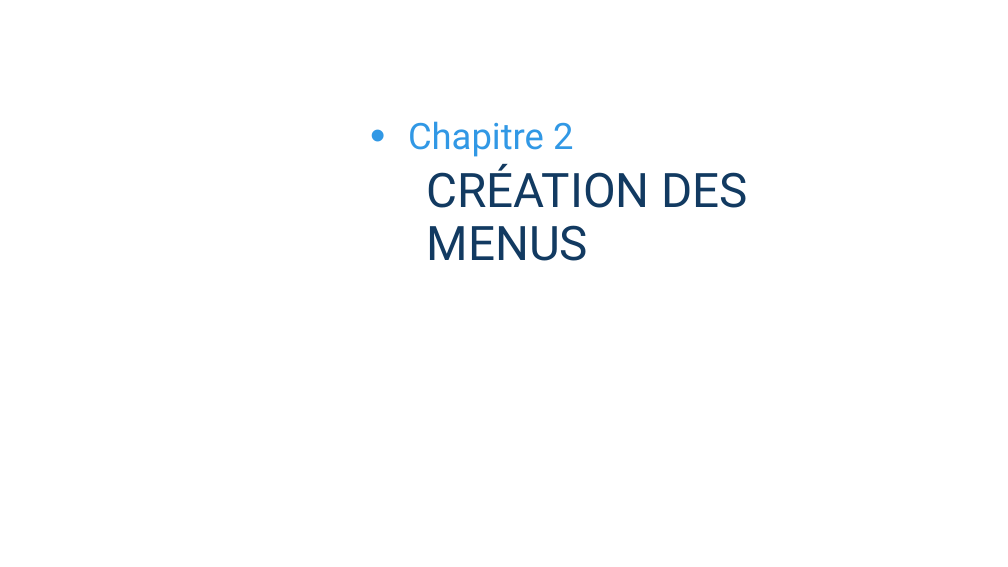
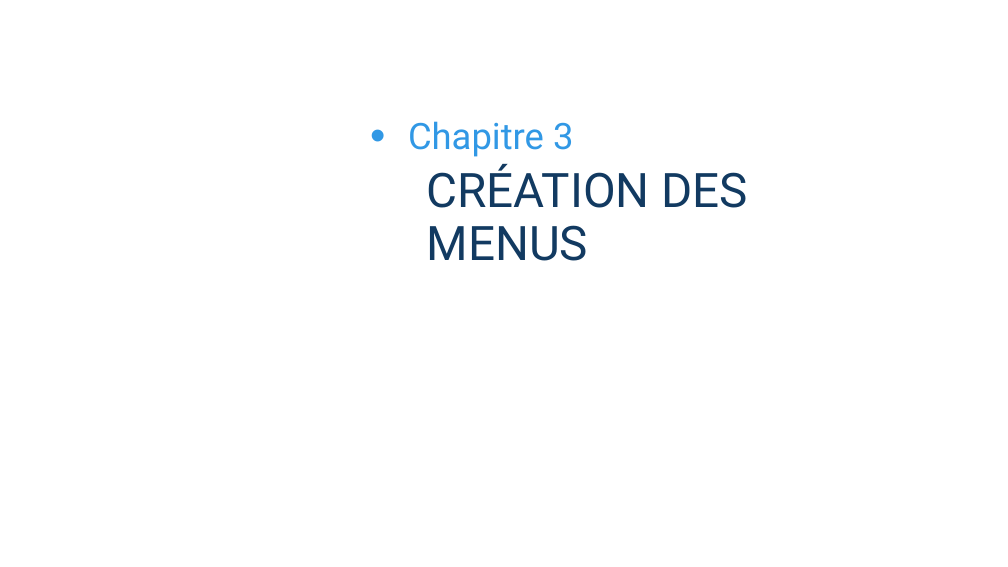
Before and after one commit to PolytechLyon-Etienne-Melanie/RPG, a slide deck: slide 6 of Diapo/DIapo.pptx (slide 4 before the commit). Drawn at 1008x567 pixels with LibreOffice and Linux fonts; fonts in the diff are those of the drawing; background and template pictures are left out. Boxes give left, top, right and bottom in pixels: in the first picture for what was removed or moved away, otherwise in the second. Text is boxed around its words. In the diff, an @@ line names an element or a change of style, - is before the commit and + after.

```diff
--- a/Diapo/DIapo.pptx
+++ b/Diapo/DIapo.pptx
@@ subtitle at (408, 121, 573, 157): text changed @@
-• Chapitre 2
+• Chapitre 3
```
Also in this commit, not shown: 4 other slides changed, 4 slides added, 4 slides removed, 1 other file.
